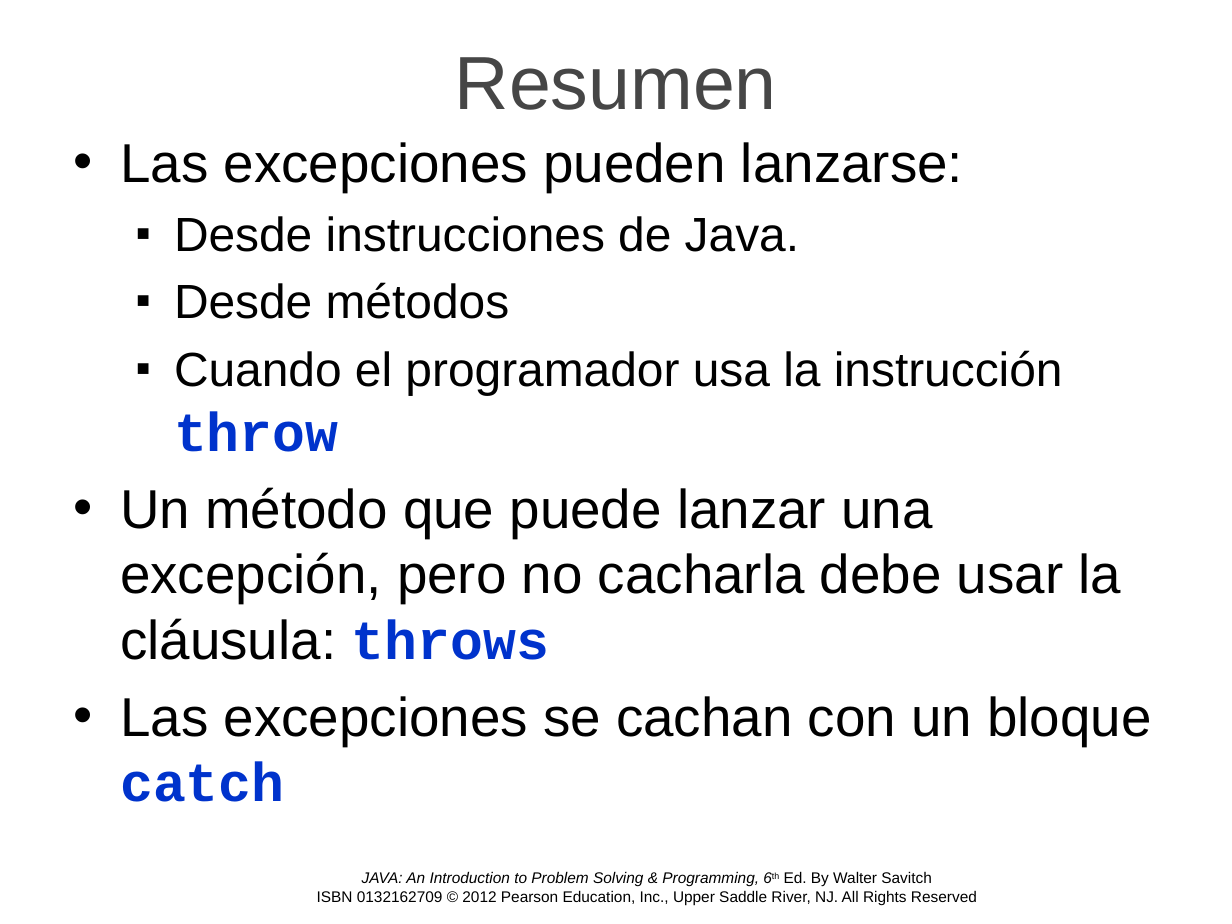
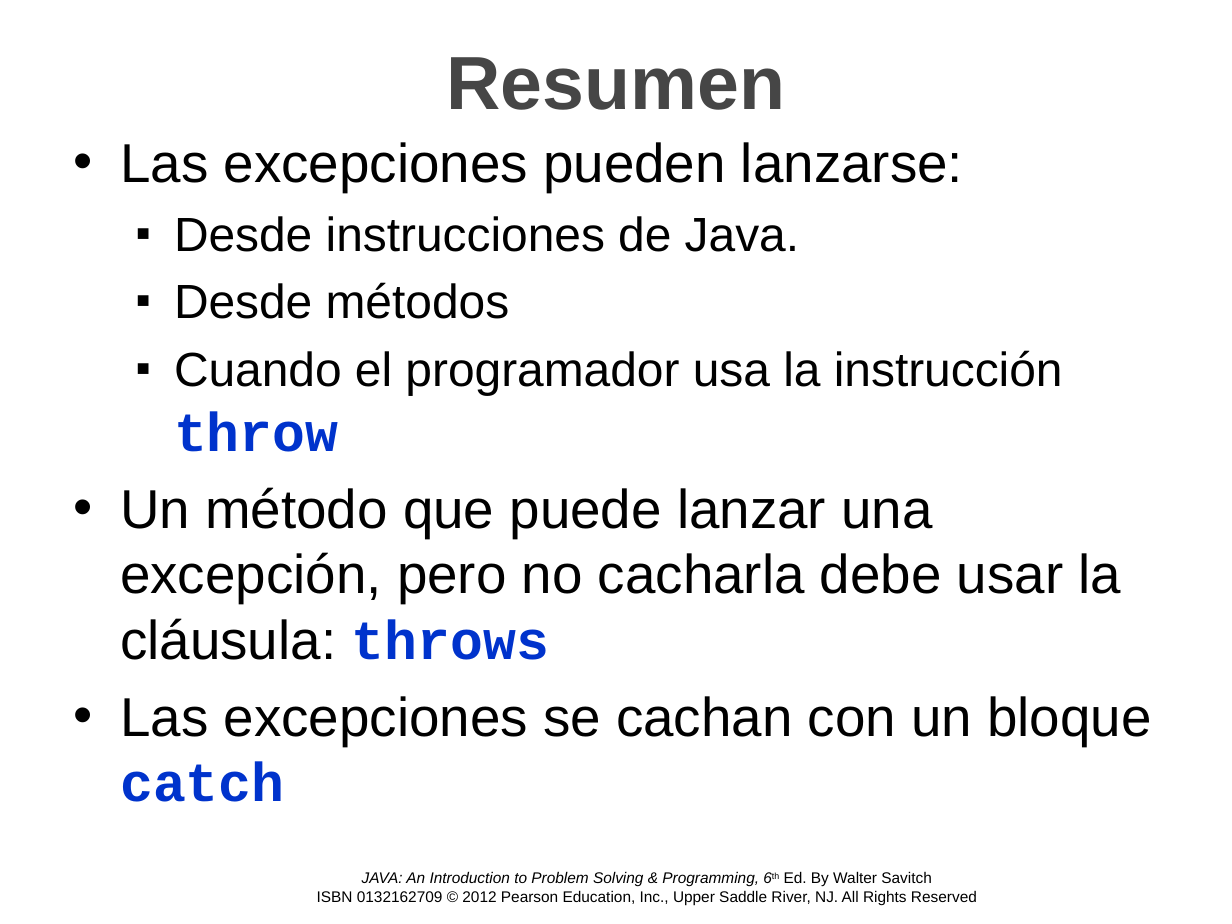
Before and after one commit to OMardil/INFO2, a slide deck: slide 22 of MOD12_Excepciones/01 Presentacion/INFO2_MOD12-Expcepciones.pptx. Drawn at 1232x924 pixels with LibreOffice and Linux fonts; fonts in the diff are those of the drawing; background and template pictures are left out. Boxes give left, top, right and bottom in pixels: in the first picture for what was removed or moved away, otherwise in the second. Text is boxed around its words. In the diff, an @@ line names an element or a change of style, - is before the commit and + after.

```diff
--- a/MOD12_Excepciones/01 Presentacion/INFO2_MOD12-Expcepciones.pptx
+++ b/MOD12_Excepciones/01 Presentacion/INFO2_MOD12-Expcepciones.pptx
@@ title "Resumen" at (446,57,785,110): bold on @@
```
Also in this commit, not shown: 7 other slides changed, 15 other files.
